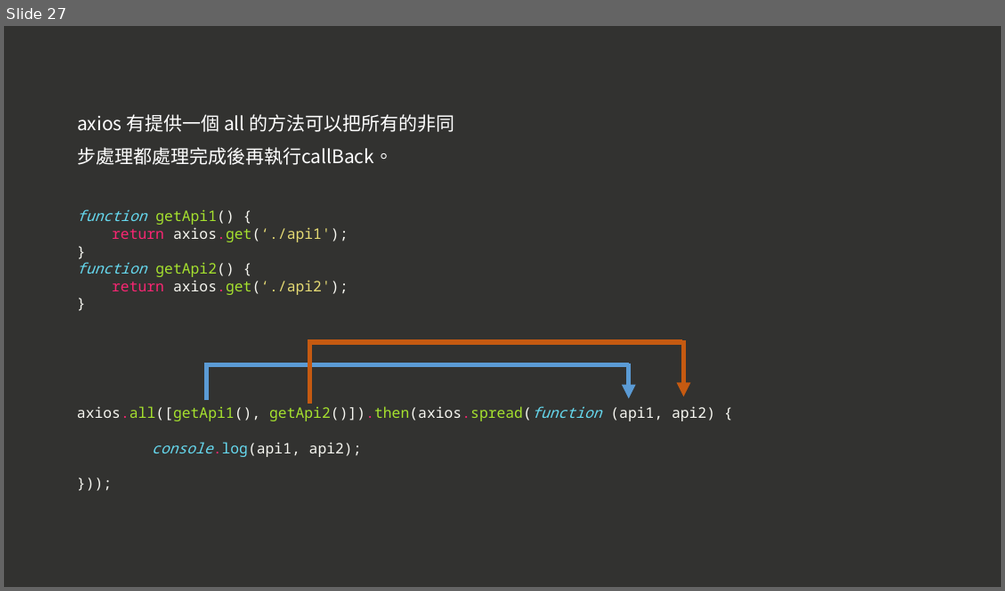
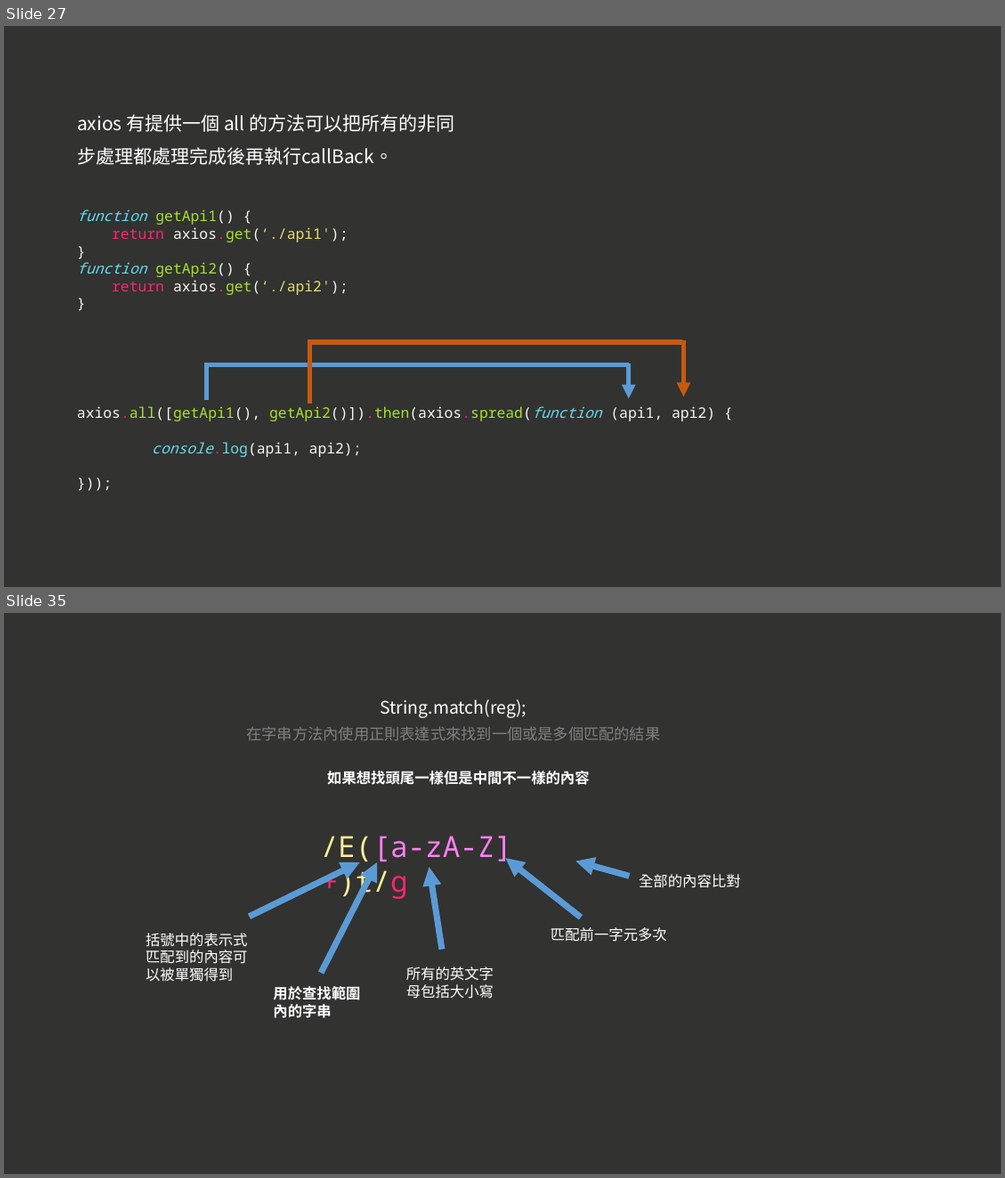
Before and after one commit to a23246542/JS_course_Intermediate_example, a slide deck: 現代 JavaScript 職人之路｜ 中階篇.pptx. Shown one above the other, each under a label of ours: slide 27 before the commit, slides 27 and 35 after it; the slides between them are not shown. The pictures are 1005x591 and 1005x1178 pixels, drawn with LibreOffice and Linux fonts; fonts in the diff are those of the drawing. Boxes give left, top, right and bottom in pixels: in the first picture for what was removed or moved away, otherwise in the second. Text is boxed around its words. In the diff, an @@ line names an element or a change of style, - is before the commit and + after.

```diff
--- a/現代 JavaScript 職人之路｜ 中階篇.pptx
+++ b/現代 JavaScript 職人之路｜ 中階篇.pptx
@@ slide 35 added at (4, 613, 1001, 1174), background #323230 @@
@@ text added at (247, 699, 661, 740), 14.8 pt, text #808080 @@
+String.match(reg);
+在字串方法內使用正則表達式來找到一個或是多個匹配的結果
@@ text added at (327, 771, 590, 785), 14 pt, text #FFFFFF, bold @@
+如果想找頭尾一樣但是中間不一樣的內容
@@ text added at (321, 835, 512, 900), 28 pt, text #FF80F4 @@
+/E([a-zA-Z]+)t/g
@@ arrow added from (250, 916) to (360, 862), #5B9BD5 6 pt @@
@@ arrow added from (321, 973) to (377, 862), #5B9BD5 6 pt @@
@@ arrow added from (442, 949) to (429, 868), #5B9BD5 6 pt @@
@@ arrow added from (581, 917) to (506, 859), #5B9BD5 6 pt @@
@@ arrow added from (629, 876) to (576, 861), #5B9BD5 6 pt @@
@@ text added at (639, 874, 740, 888), 14 pt, text #FFFFFF @@
+全部的內容比對
@@ text added at (146, 933, 247, 981), 14 pt, text #FFFFFF @@
+括號中的表示式匹配到的內容可以被單獨得到
@@ text added at (550, 927, 667, 941), 14 pt, text #FFFFFF @@
+匹配前一字元多次
@@ text added at (273, 986, 360, 1018), 14 pt, text #FFFFFF, bold @@
+用於查找範圍內的字串
@@ text added at (406, 966, 494, 998), 14 pt, text #FFFFFF @@
+所有的英文字母包括大小寫
```
Also in this commit, not shown: 14 other slides added, 2 slides removed, 2 other files.
